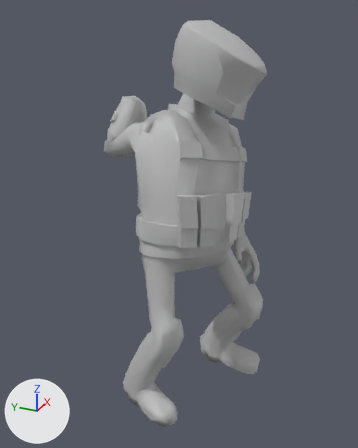
A saved change to the FBX model Assets/DropZone/Characters/Squaddie/SideArm_Idles.fbx.
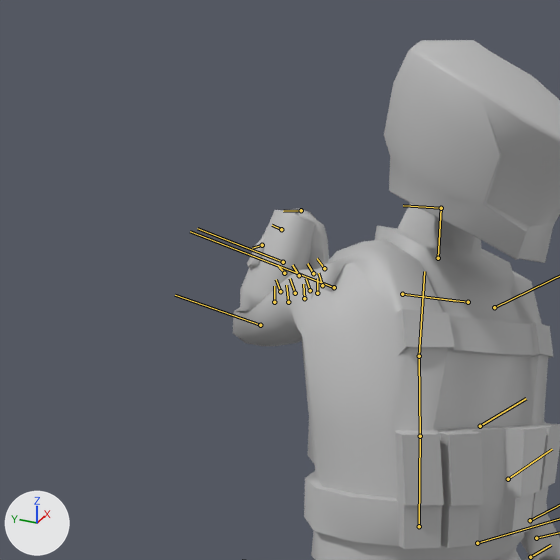
There are two pictures of each version: one whole from a 50 mm lens placed at (-2.083, -0.786, 2.014), pointed at (0.014, 0.158, 0.966), one close up on the part from 0% to 70% of the width and 0% to 56% of the height. Every picture has the same lights, and +X, +Y and +Z are marked at lower left. Both versions are drawn at frame 258 of the action 'SwitchWeapon'; the numbers are the values there. The bones that bend it are drawn over the model as lines in the close-ups.

The first close-up shows 'Squaddie:Body', 'Squaddie:Head'.
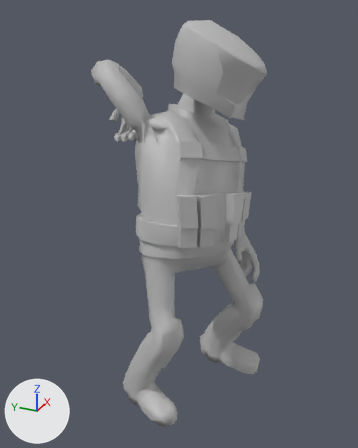
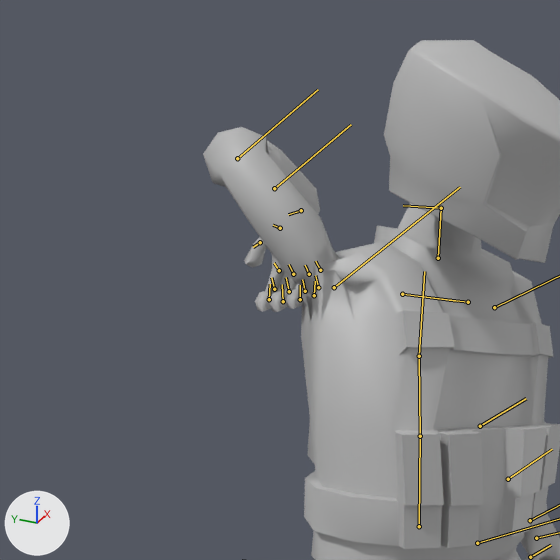
The change, as a list of edits to the scene's bpy script:
```text
Change bone_squaddie_rightupperarm_skel:
    where bone_squaddie_rightupperarm_skel = bpy.data.objects['Squaddie:Attach_RootMotion'].pose.bones['Squaddie:RightUpperArm_Skel']  # child of 'Squaddie:RightClav_Skel'
    bone_squaddie_rightupperarm_skel.rotation_quaternion: (0.135, -0.622, 0.337, -0.694) -> (0.1, -0.441, -0.585, -0.673)  # degrees (-90, -51, -107) -> degrees (-84, -135, -33)
Change bone_squaddie_righthand_skel:
    where bone_squaddie_righthand_skel = bpy.data.objects['Squaddie:Attach_RootMotion'].pose.bones['Squaddie:RightHand_Skel']  # child of 'Squaddie:RightLowerArm_Skel'
    bone_squaddie_righthand_skel.rotation_quaternion: (0.08, -0.433, -0.898, -0.024) -> (0.41, -0.107, -0.552, -0.718)  # degrees (1, -171, -52) -> degrees (63, -37, -144)
```

Changed parts and their boxes (x1, y1, x2, y2) in the close-ups (560 x 560 px):
'Squaddie:Body', posed
    before: (233, 203, 560, 560)
    after: (203, 127, 560, 560)
bone 'Squaddie:RightUpperArm_Skel', root to tip
    before: (334, 287) to (190, 231)
    after: (334, 287) to (460, 187)
bone 'Squaddie:RightHand_Skel', root to tip
    before: (301, 210) to (283, 211)
    after: (301, 210) to (288, 214)
